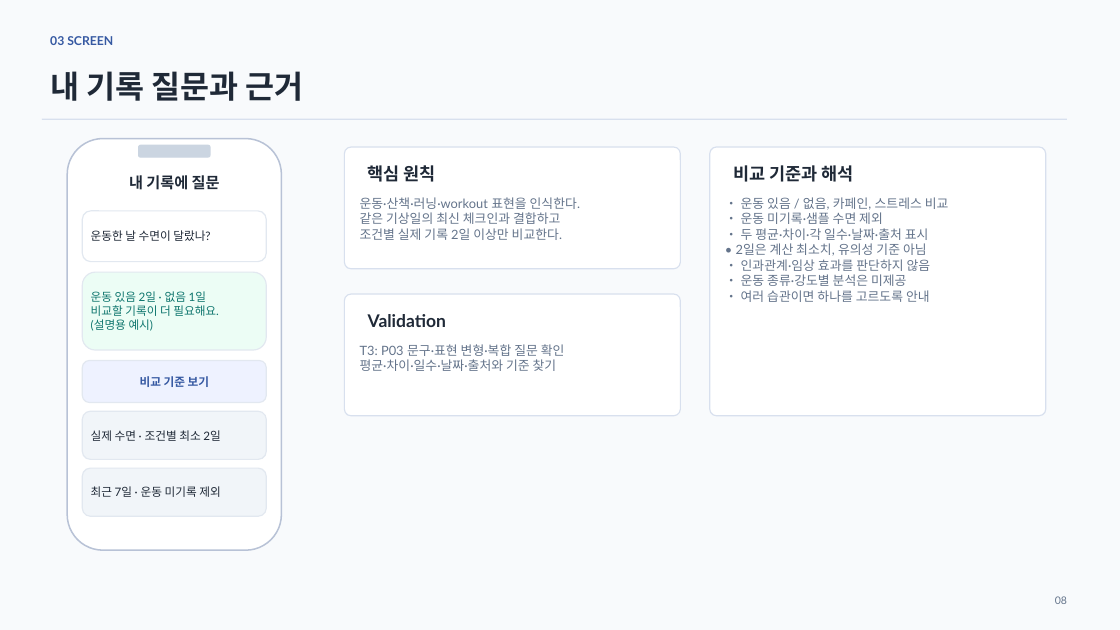
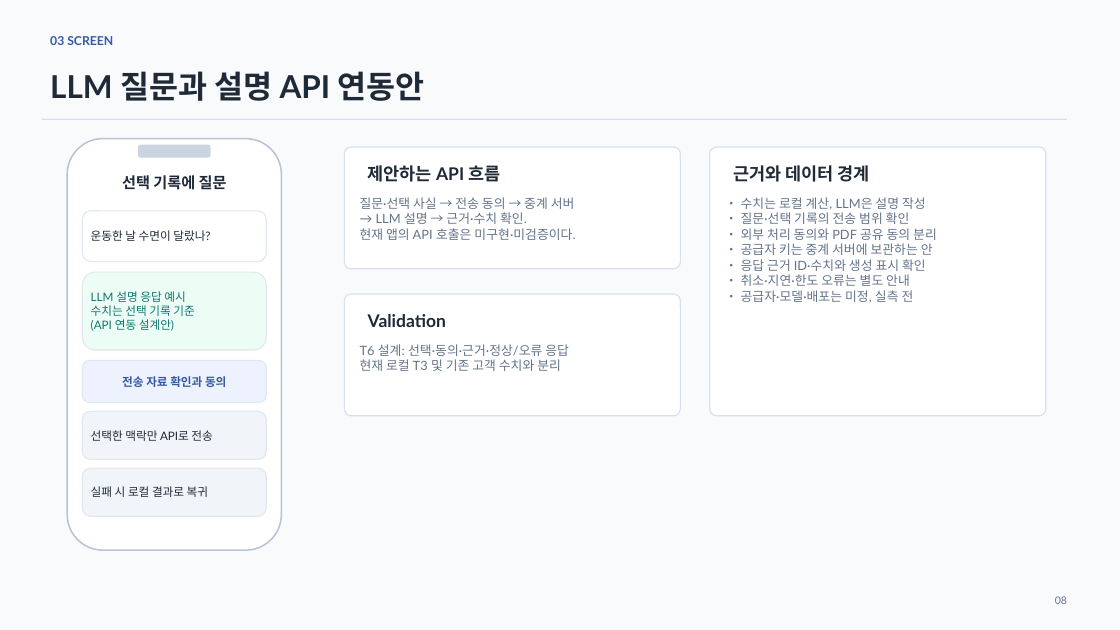
Before and after one commit to JinWoong-Jung/snorlax, a slide deck: slide 8 of 02_Jammanbo_UIUX.pptx. Drawn at 1120x630 pixels with LibreOffice and Linux fonts; fonts in the diff are those of the drawing. Boxes give left, top, right and bottom in pixels: in the first picture for what was removed or moved away, otherwise in the second. Text is boxed around its words. In the diff, an @@ line names an element or a change of style, - is before the commit and + after.

```diff
--- a/02_Jammanbo_UIUX.pptx
+++ b/02_Jammanbo_UIUX.pptx
@@ text at <box>50,71,425,101</box>: text changed @@
-내 기록 질문과 근거
+LLM 질문과 설명 API 연동안
@@ text at <box>122,175,227,190</box>: text changed @@
-내 기록에 질문
+선택 기록에 질문
@@ text at <box>368,165,501,182</box>: text changed @@
-핵심 원칙
+제안하는 API 흐름
@@ text at <box>733,165,870,182</box>: text changed @@
-비교 기준과 해석
+근거와 데이터 경계
@@ text at <box>360,197,575,240</box>: text changed @@
-운동·산책·러닝·workout 표현을 인식한다.
-같은 기상일의 최신 체크인과 결합하고
-조건별 실제 기록 2일 이상만 비교한다.
+질문·선택 사실 → 전송 동의 → 중계 서버
+→ LLM 설명 → 근거·수치 확인.
+현재 앱의 API 호출은 미구현·미검증이다.
@@ text at <box>741,197,937,303</box>: text changed @@
-• 운동 있음 / 없음, 카페인, 스트레스 비교
-• 운동 미기록·샘플 수면 제외
-• 두 평균·차이·각 일수·날짜·출처 표시
-• 2일은 계산 최소치, 유의성 기준 아님
-• 인과관계·임상 효과를 판단하지 않음
-• 운동 종류·강도별 분석은 미제공
-• 여러 습관이면 하나를 고르도록 안내
+• 수치는 로컬 계산, LLM은 설명 작성
+• 질문·선택 기록의 전송 범위 확인
+• 외부 처리 동의와 PDF 공유 동의 분리
+• 공급자 키는 중계 서버에 보관하는 안
+• 응답 근거 ID·수치와 생성 표시 확인
+• 취소·지연·한도 오류는 별도 안내
+• 공급자·모델·배포는 미정, 실측 전
@@ text at <box>91,291,194,331</box>: text changed @@
-운동 있음 2일 · 없음 1일
-비교할 기록이 더 필요해요.
-(설명용 예시)
+LLM 설명 응답 예시
+수치는 선택 기록 기준
+(API 연동 설계안)
@@ text at <box>360,344,569,371</box>: text changed @@
-T3: P03 문구·표현 변형·복합 질문 확인
-평균·차이·일수·날짜·출처와 기준 찾기
+T6 설계: 선택·동의·근거·정상/오류 응답
+현재 로컬 T3 및 기존 고객 수치와 분리
@@ text at <box>122,376,226,387</box>: text changed @@
-비교 기준 보기
+전송 자료 확인과 동의
@@ text at <box>91,430,212,441</box>: text changed @@
-실제 수면 · 조건별 최소 2일
+선택한 맥락만 API로 전송
@@ text at <box>91,486,208,497</box>: text changed @@
-최근 7일 · 운동 미기록 제외
+실패 시 로컬 결과로 복귀
```
Also in this commit, not shown: 8 other slides changed, 23 other files.
